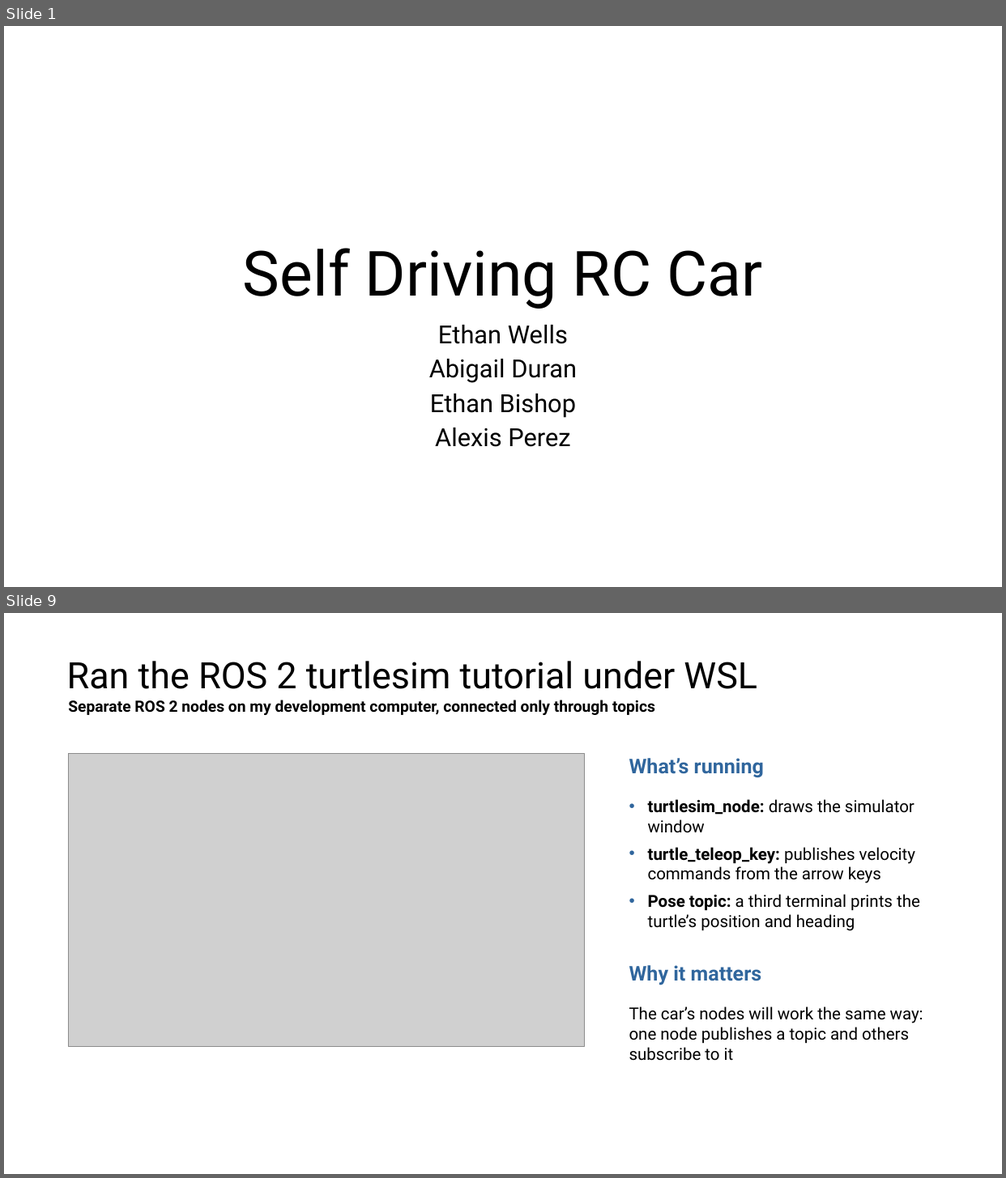
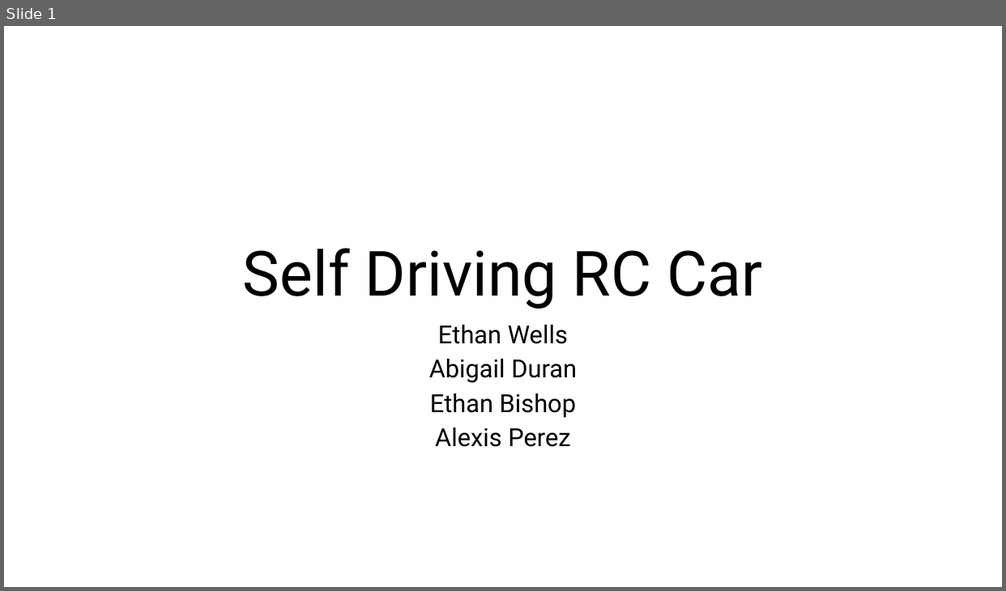
Before and after one commit to EthanWellsSr/BuggyBot, a slide deck: Weekly Reports/Self-Driving-RC-Car.pptx. Shown one above the other, each under a label of ours: slides 1 and 9 before the commit, slide 1 after it; the slides between them are not shown. The pictures are 1006x1178 and 1006x591 pixels, drawn with LibreOffice and Linux fonts; fonts in the diff are those of the drawing; grey boxes stand for pictures. Boxes give left, top, right and bottom in pixels: in the first picture for what was removed or moved away, otherwise in the second. Text is boxed around its words. In the diff, an @@ line names an element or a change of style, - is before the commit and + after.

```diff
--- a/Weekly Reports/Self-Driving-RC-Car.pptx
+++ b/Weekly Reports/Self-Driving-RC-Car.pptx
@@ slide 9 removed at (4, 613, 1002, 1174), background #FFFFFF @@
@@ title removed at (67, 661, 757, 689) @@
-Ran the ROS 2 turtlesim tutorial under WSL
@@ text removed at (68, 700, 655, 715) @@
-Separate ROS 2 nodes on my development computer, connected only through topics
@@ picture removed at (68, 754, 585, 1046) @@
@@ text removed at (629, 758, 764, 777) @@
-What’s running
@@ text removed at (648, 799, 920, 931) @@
-• turtlesim_node: draws the simulator window
-• turtle_teleop_key: publishes velocity commands from the arrow keys
-• Pose topic: a third terminal prints the turtle’s position and heading
@@ text removed at (629, 965, 762, 986) @@
-Why it matters
@@ text removed at (629, 1007, 923, 1061) @@
-The car’s nodes will work the same way: one node publishes a topic and others subscribe to it
```
Also in this commit, not shown: 5 slides changed, 5 slides added, 4 other slides removed.
